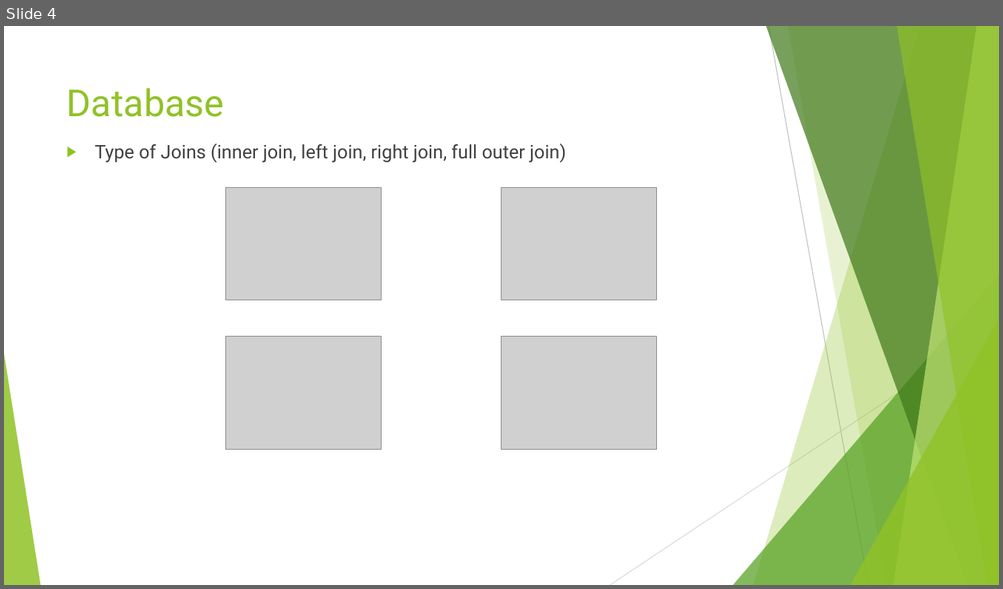
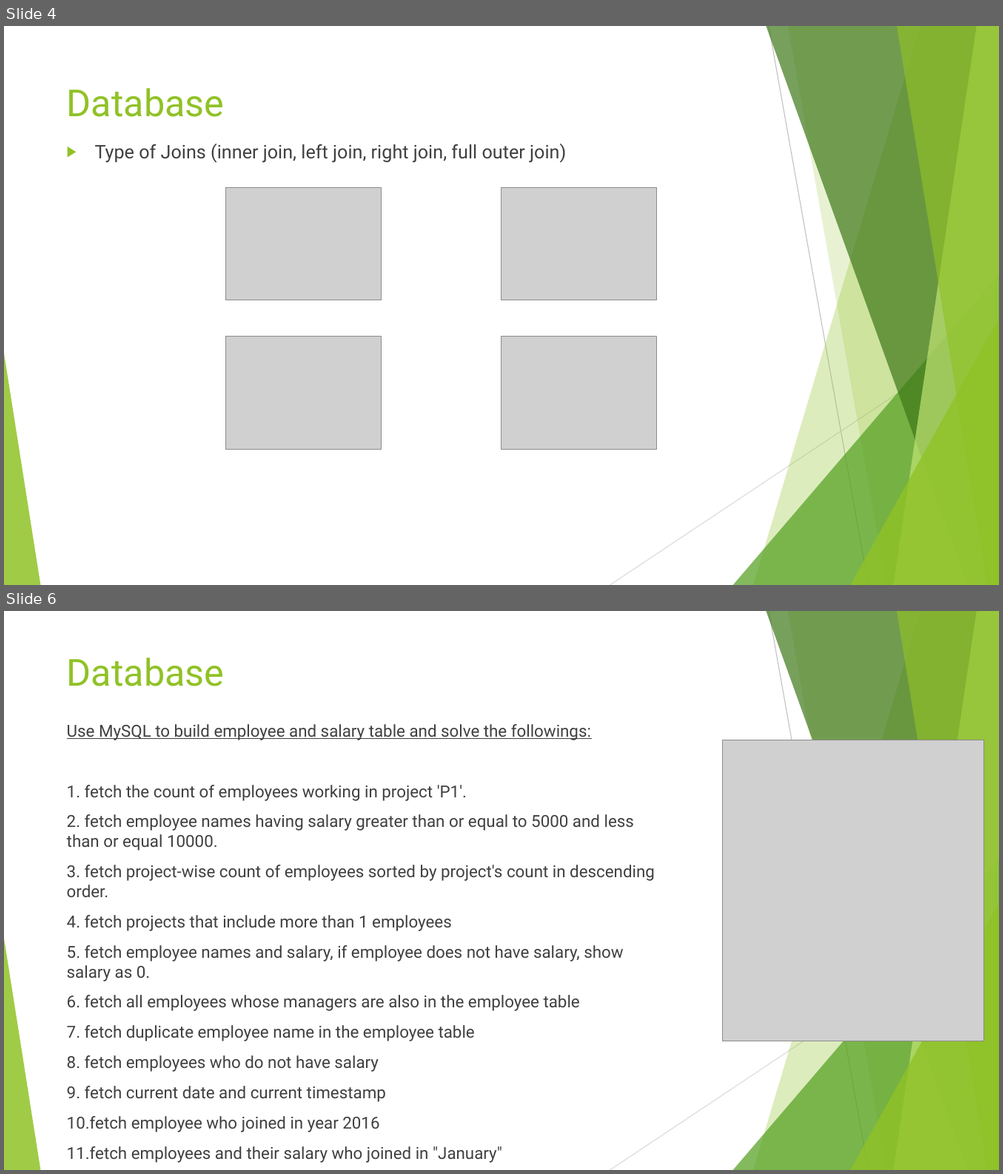
Before and after one commit to liqichen168/Course-May-2019, a slide deck: powerpoints/2_J2EE.pptx. Shown one above the other, each under a label of ours: slide 4 before the commit, slides 4 and 6 after it; the slides between them are not shown. The pictures are 1003x589 and 1003x1174 pixels, drawn with LibreOffice and Linux fonts; fonts in the diff are those of the drawing; grey boxes stand for pictures. Boxes give left, top, right and bottom in pixels: in the first picture for what was removed or moved away, otherwise in the second. Text is boxed around its words. In the diff, an @@ line names an element or a change of style, - is before the commit and + after.

```diff
--- a/powerpoints/2_J2EE.pptx
+++ b/powerpoints/2_J2EE.pptx
@@ slide 6 added at (4,611,999,1170), background #FFFFFF; not listed: 10 template elements that a slide beside it also shows @@
@@ title added at (67,658,225,686), 36 pt, text #90C226 @@
+Database
@@ text added at (67,724,654,1163), 16 pt, text #404040 @@
+Use MySQL to build employee and salary table and solve the followings:
+1. fetch the count of employees working in project 'P1'.
+2. fetch employee names having salary greater than or equal to 5000 and less than or equal 10000.
+3. fetch project-wise count of employees sorted by project's count in descending order.
+4. fetch projects that include more than 1 employees
+5. fetch employee names and salary, if employee does not have salary, show salary as 0.
+6. fetch all employees whose managers are also in the employee table
+7. fetch duplicate employee name in the employee table
+8. fetch employees who do not have salary
+9. fetch current date and current timestamp
+10.fetch employee who joined in year 2016
+11.fetch employees and their salary who joined in "January"
@@ picture added at (723,740,984,1041) @@
```
Also in this commit, not shown: 3 slides changed, 1 other slide added, 5 slides removed, 3 other files.
